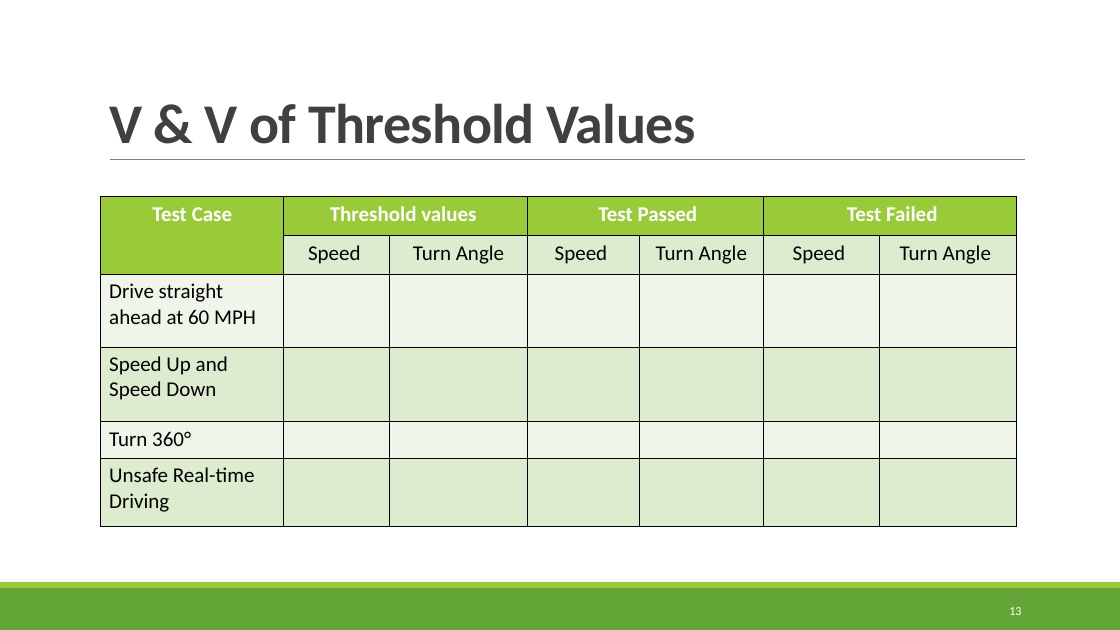
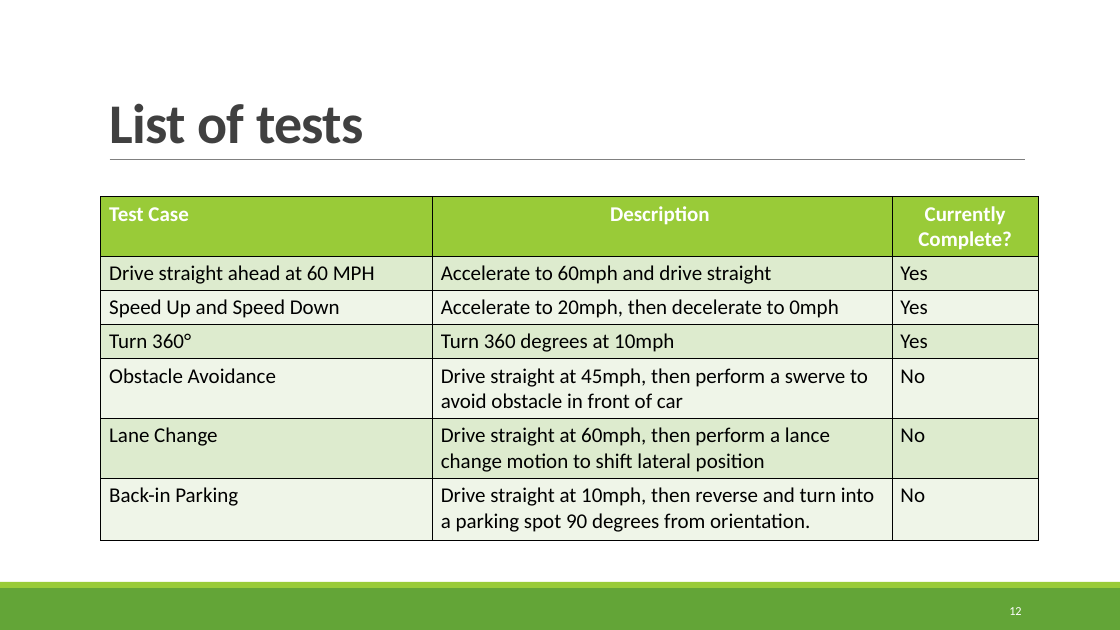
Before and after one commit to TytanRock/ECE-5734-Project, a slide deck: slide 12 of Project Progress Presentaion.pptx (slide 13 before the commit). Drawn at 1120x630 pixels with LibreOffice and Linux fonts; fonts in the diff are those of the drawing. Boxes give left, top, right and bottom in pixels: in the first picture for what was removed or moved away, otherwise in the second. Text is boxed around its words. In the diff, an @@ line names an element or a change of style, - is before the commit and + after.

```diff
--- a/Project Progress Presentaion.pptx
+++ b/Project Progress Presentaion.pptx
@@ title at (109, 103, 364, 144): text changed @@
-V & V of Threshold Values
+List of tests
@@ table at (101, 197, 1038, 536) @@
-Test Case | Threshold values |  | Test Passed |  | Test Failed | 
- | Speed | Turn Angle | Speed | Turn Angle | Speed | Turn Angle
-Drive straight ahead at 60 MPH |  |  |  |  |  | 
-Speed Up and Speed Down |  |  |  |  |  | 
-Turn 360° |  |  |  |  |  | 
-Unsafe Real-time Driving |  |  |  |  |  | 
+Test Case | Description | Currently Complete?
+Drive straight ahead at 60 MPH | Accelerate to 60mph and drive straight | Yes
+Speed Up and Speed Down | Accelerate to 20mph, then decelerate to 0mph | Yes
+Turn 360° | Turn 360 degrees at 10mph | Yes
+Obstacle Avoidance | Drive straight at 45mph, then perform a swerve to avoid obstacle in front of car | No
+Lane Change | Drive straight at 60mph, then perform a lance change motion to shift lateral position | No
+Back-in Parking | Drive straight at 10mph, then reverse and turn into a parking spot 90 degrees from orientation. | No
@@ table: place and size @@
-table at (101, 197, 1017, 526)
+table at (101, 197, 1038, 536)
@@ page number at (1009, 607, 1021, 615): text changed @@
-13
+12
```
Also in this commit, not shown: 6 other slides changed, 2 slides added, 3 slides removed, 7 other files.
